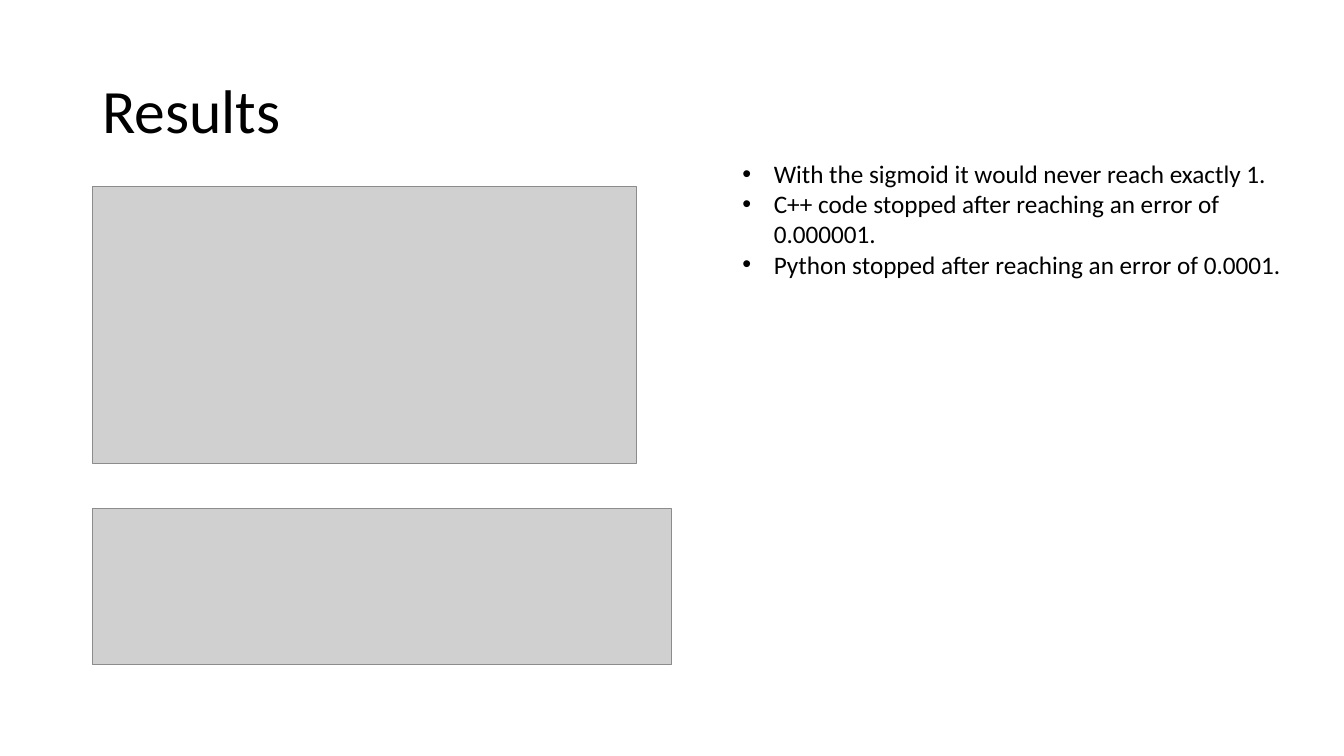
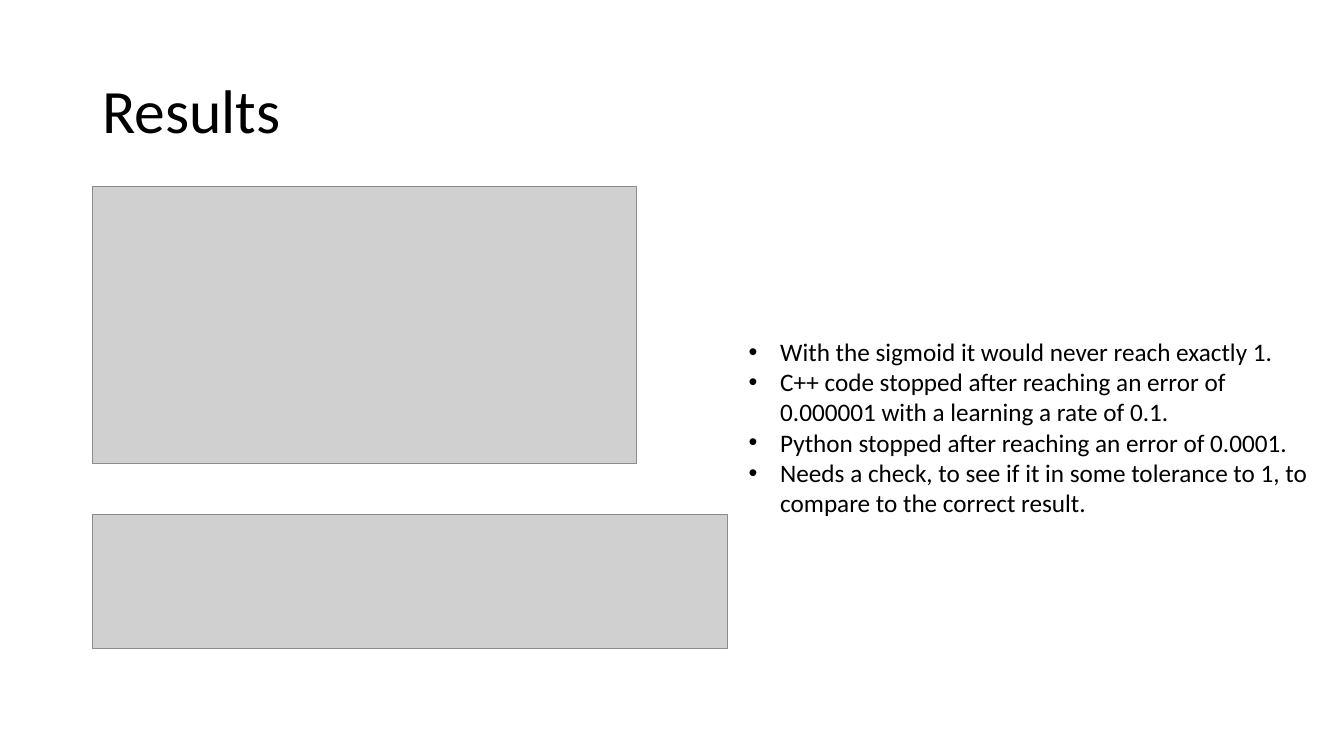
Before and after one commit to Sovsekongen/RL, a slide deck: slide 3 of Backpropagation XOR.pptx. Drawn at 1344x756 pixels with LibreOffice and Linux fonts; fonts in the diff are those of the drawing; grey boxes stand for pictures. Boxes give left, top, right and bottom in pixels: in the first picture for what was removed or moved away, otherwise in the second. Text is boxed around its words. In the diff, an @@ line names an element or a change of style, - is before the commit and + after.

```diff
--- a/Backpropagation XOR.pptx
+++ b/Backpropagation XOR.pptx
@@ text "With the sigmoid it would ...": place and size @@
-text "With the sigmoid it would ..." at box(774, 165, 1280, 279)
+text "With the sigmoid it would ..." at box(780, 343, 1306, 516)
@@ text at box(780, 373, 1226, 426): text changed @@
-• C++ code stopped after reaching an error of 0.000001.
+• C++ code stopped after reaching an error of 0.000001 with a learning a rate of 0.1.
@@ text at box(780, 464, 1306, 516): paragraph added @@
+• Needs a check, to see if it in some tolerance to 1, to compare to the correct result.
@@ picture: place and size @@
-picture at box(93, 509, 673, 665)
+picture at box(93, 514, 728, 648)
```
Also in this commit, not shown: 2 other slides changed, 1 slide added.
